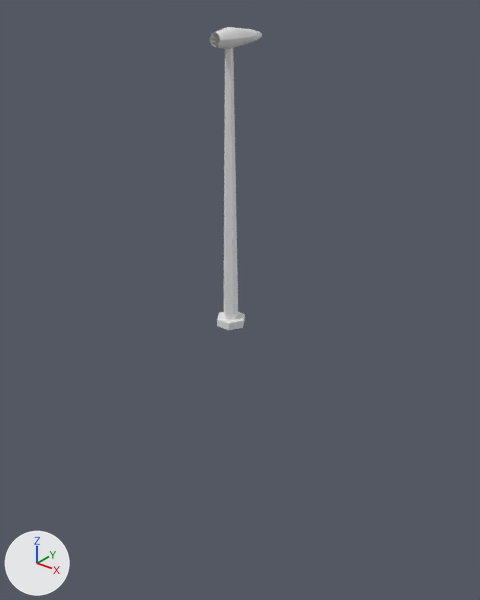
A saved change to the OBJ model resources/assets/academy/models/windgen.obj.
The view is the same before and after, from a 50 mm camera at (101.4, -122.9, 84.2) aimed at (-4.6, 9.6, 2.0). The axes (+X, +Y, +Z) are drawn at lower left. The lights are the same throughout. Where no turn or scale is listed for an object, it has been applied to the vertices. Vertices at the same position are counted once.

The older version as bpy lines, for what is in view:
```python
me_windgen = bpy.data.meshes.new('windgen')
me_windgen.from_pydata(...)  # 95 vertices, 158 faces; spans x -4.0..4.0, y -4.9..12.2, z 0.0..74.3
ob_windgen = bpy.data.objects.new('windgen', me_windgen)
ob_windgen.location = (0.0, 0.0, 0.0)
```
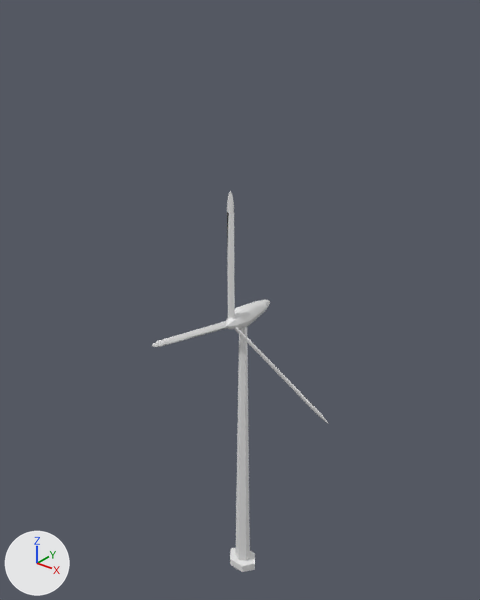
Edits to the bpy script that builds the scene:
```text
Change me_windgen:
    used by ob_windgen; location = (0.0, 0.0, 0.0)
    remove me_windgen.from_pydata(...)  # 95 vertices, 158 faces; spans x -4.0..4.0, y -4.9..12.2, z 0.0..74.3
    add me_windgen.from_pydata(...)  # 251 vertices, 392 faces; spans x -32.0..32.0, y -1.9..17.5, z -92.9..37.0
    me_windgen part 1: the loose piece of 18 vertices spanning x -1.8..1.8, y -2.0..2.0, z 2.1..70.0 is scaled about its middle by (1.3, 0.997, 1.29), then moved by (0.0, 5.3, -82.4)
    me_windgen part 2: a new loose piece, a 6-sided cylinder along z spanning x -5.2..5.2, y 1.9..8.8, z -92.9..-90.2
    me_windgen part 3: the loose piece of 65 vertices spanning x -2.3..2.4, y -4.9..12.2, z 69.6..74.3 is deleted
    me_windgen part 4
    12 vertices are removed from x -4.0..4.0, y -3.5..3.5, z 0.0..2.1
    20 faces are deleted
    209 vertices are added at x -32.0..32.0, y -1.9..17.5, z -18.5..37.0
    6 new vertices lie (6.5, 0.0, 3.7) away from vertices in x -26.7..-7.3, y -0.1..0.1, z -16.4..-4.8
    6 new vertices lie (0.5, -0.1, 0.8) away from vertices in x 0.6..27.0, y 0.0..0.4, z -16.4..-0.6
    354 new faces join them
```

Where the change shows, as pixel boxes (x1, y1, x2, y2) in the pictures (480 x 600 px; the box of a moved part takes in the faces that stretch with it):
'windgen', reshaped (234% wider, 26% taller): before (210, 27, 262, 330); after (152, 191, 328, 572)
part 1 of me_windgen, moved or reshaped: before (224, 48, 238, 320); after (236, 327, 250, 561)
part 2 of me_windgen, added: after (230, 548, 255, 572)
part 3 of me_windgen, deleted: before (210, 27, 262, 49)
part 4 of me_windgen, built on: before (217, 312, 245, 330); after (152, 191, 328, 423)
